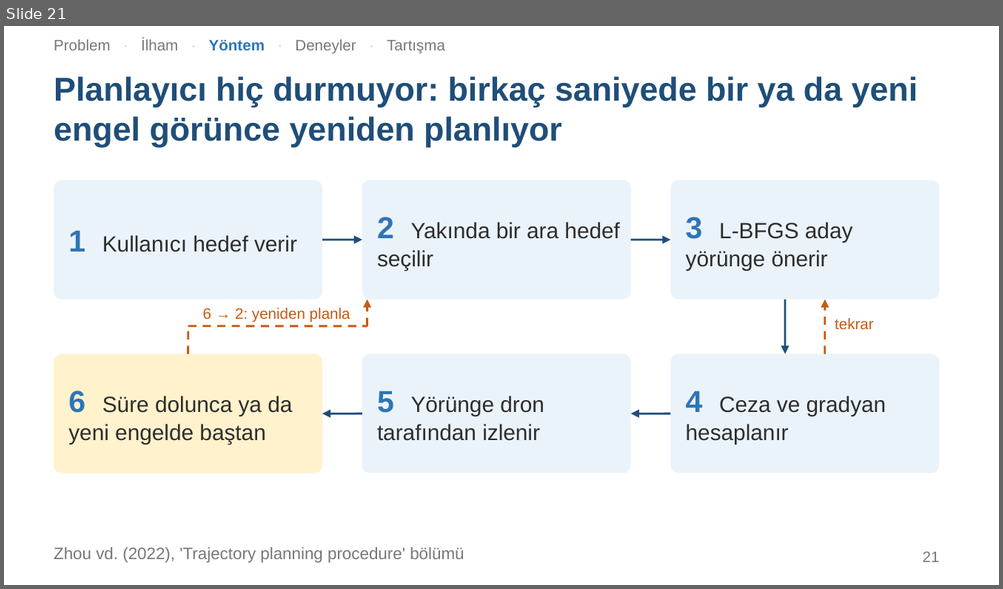
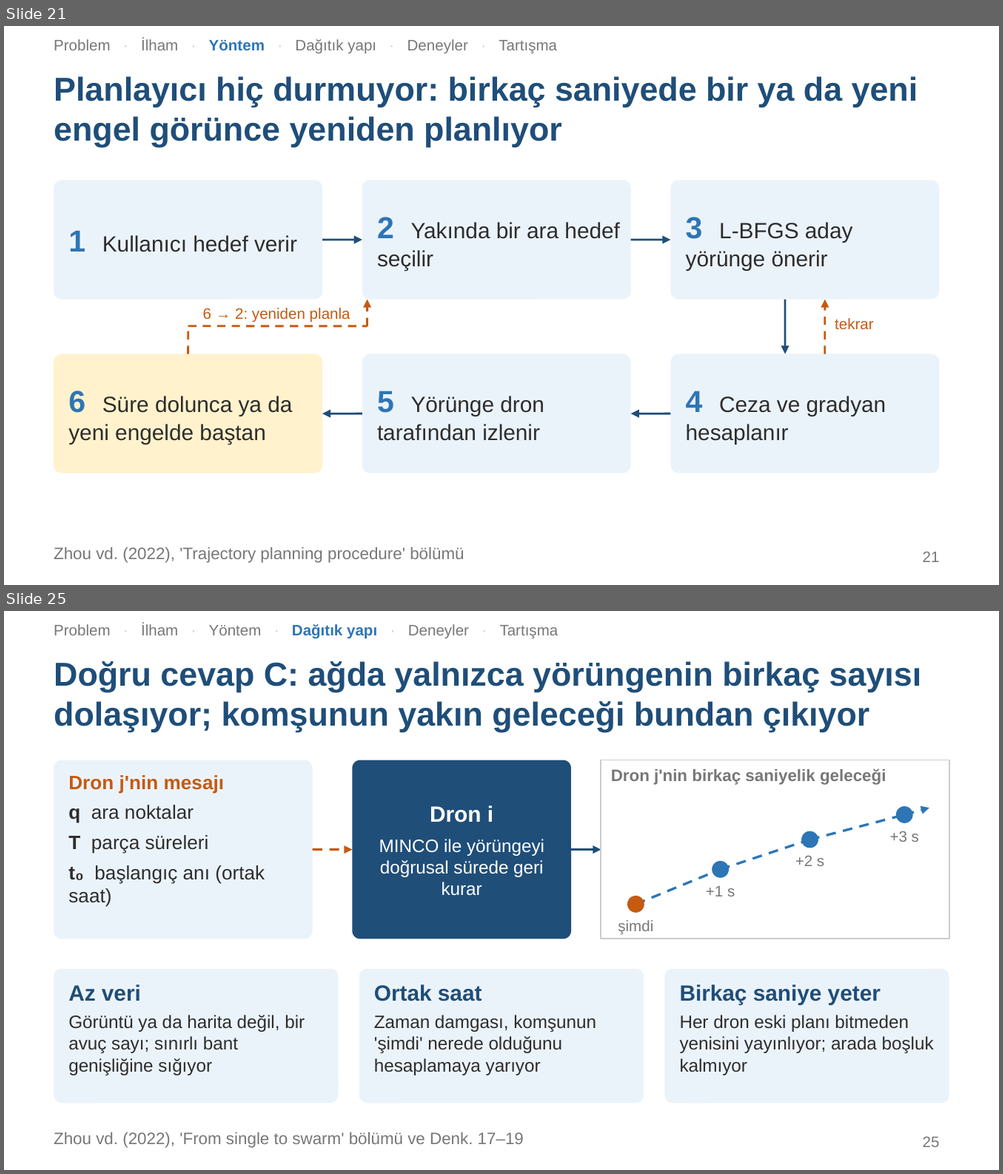
Before and after one commit to SamedBilginAlternet/zhou2022-swarm-sunum, a slide deck: Zhou2022_Suru_Sunumu.pptx. Shown one above the other, each under a label of ours: slide 21 before the commit, slides 21 and 25 after it; the slides between them are not shown. The pictures are 1003x589 and 1003x1174 pixels, drawn with LibreOffice and Linux fonts; fonts in the diff are those of the drawing. Boxes give left, top, right and bottom in pixels: in the first picture for what was removed or moved away, otherwise in the second. Text is boxed around its words. In the diff, an @@ line names an element or a change of style, - is before the commit and + after.

```diff
--- a/Zhou2022_Suru_Sunumu.pptx
+++ b/Zhou2022_Suru_Sunumu.pptx
@@ slide 25 added at (x1=4, y1=611, x2=999, y2=1170), background #FFFFFF @@
@@ text added at (x1=54, y1=624, x2=558, y2=639), 11 pt, text #777777 @@
+Problem · İlham · Yöntem · Dağıtık yapı · Deneyler · Tartışma
@@ title added at (x1=54, y1=661, x2=922, y2=732), 24 pt, text #1F4E79, bold @@
+Doğru cevap C: ağda yalnızca yörüngenin birkaç sayısı dolaşıyor; komşunun yakın geleceği bundan çıkıyor
@@ rounded rectangle added at (x1=54, y1=760, x2=313, y2=940), fill #EBF3FA @@
@@ rounded rectangle added at (x1=352, y1=760, x2=571, y2=940), fill #1F4E79 @@
@@ rectangle added at (x1=600, y1=760, x2=949, y2=940), outline #CCCCCC 1 pt @@
@@ text added at (x1=68, y1=775, x2=264, y2=907), 14 pt, text #2D2D2D @@
+Dron j'nin mesajı
+q ara noktalar
+T parça süreleri
+t₀ başlangıç anı (ortak saat)
@@ text added at (x1=611, y1=769, x2=885, y2=785), 12 pt, text #777777, bold @@
+Dron j'nin birkaç saniyelik geleceği
@@ text added at (x1=379, y1=806, x2=544, y2=896), 13 pt, text #FFFFFF @@
+Dron i
+MINCO ile yörüngeyi doğrusal sürede geri kurar
@@ ellipse added at (x1=895, y1=807, x2=912, y2=824), fill #2E75B6 @@
@@ arrow added from (904, 815) to (929, 808), #2E75B6 1.75 pt dashed @@
@@ ellipse added at (x1=802, y1=831, x2=819, y2=848), fill #2E75B6 @@
@@ line added from (810, 840) to (904, 815), #2E75B6 1.75 pt dashed @@
@@ text added at (x1=890, y1=832, x2=919, y2=842), 11 pt, text #777777 @@
++3 s
@@ arrow added from (313, 850) to (352, 850), #C55A11 1.75 pt dashed @@
@@ arrow added from (571, 850) to (600, 850), #1F4E79 1.5 pt @@
@@ line added from (720, 869) to (810, 840), #2E75B6 1.75 pt dashed @@
@@ line added from (635, 904) to (720, 869), #2E75B6 1.75 pt dashed @@
@@ ellipse added at (x1=712, y1=862, x2=729, y2=879), fill #2E75B6 @@
@@ text added at (x1=795, y1=856, x2=824, y2=866), 11 pt, text #777777 @@
++2 s
@@ ellipse added at (x1=626, y1=897, x2=643, y2=914), fill #C55A11 @@
@@ text added at (x1=706, y1=886, x2=734, y2=897), 11 pt, text #777777 @@
++1 s
@@ text added at (x1=617, y1=920, x2=653, y2=935), 11 pt, text #777777 @@
+şimdi
@@ rounded rectangle added at (x1=54, y1=969, x2=338, y2=1103), fill #EBF3FA @@
@@ text added at (x1=68, y1=985, x2=304, y2=1076), 13 pt, text #2D2D2D @@
+Az veri
+Görüntü ya da harita değil, bir avuç sayı; sınırlı bant genişliğine sığıyor
@@ rounded rectangle added at (x1=359, y1=969, x2=643, y2=1103), fill #EBF3FA @@
@@ text added at (x1=374, y1=985, x2=596, y2=1076), 13 pt, text #2D2D2D @@
+Ortak saat
+Zaman damgası, komşunun 'şimdi' nerede olduğunu hesaplamaya yarıyor
@@ rounded rectangle added at (x1=664, y1=969, x2=949, y2=1103), fill #EBF3FA @@
@@ text added at (x1=680, y1=985, x2=933, y2=1076), 13 pt, text #2D2D2D @@
+Birkaç saniye yeter
+Her dron eski planı bitmeden yenisini yayınlıyor; arada boşluk kalmıyor
@@ text added at (x1=54, y1=1133, x2=523, y2=1148), 12 pt, text #777777 @@
+Zhou vd. (2022), 'From single to swarm' bölümü ve Denk. 17–19
@@ page number added at (x1=922, y1=1137, x2=939, y2=1147), 11 pt, text #777777 @@
+25
@@ slide 21 changed as well @@
@@ text at (x1=54, y1=39, x2=557, y2=54): text changed @@
-Problem · İlham · Yöntem · Deneyler · Tartışma
+Problem · İlham · Yöntem · Dağıtık yapı · Deneyler · Tartışma
```
Also in this commit, not shown: 35 other slides changed, 7 other slides added, 3 other files.
